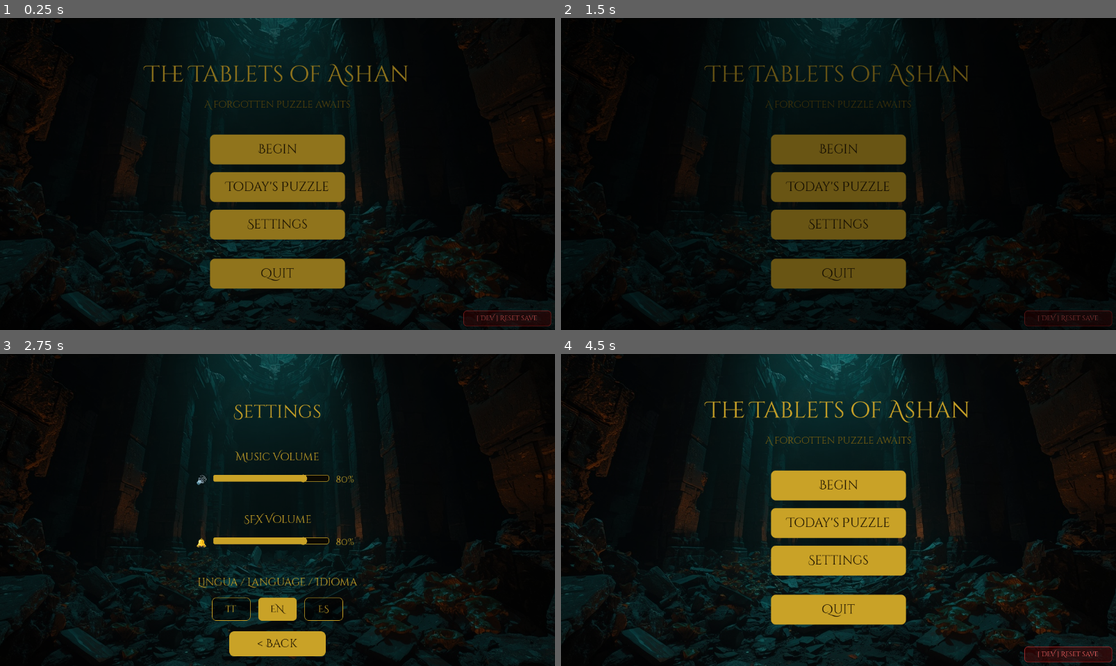
Above: before the commit, frames 1-4 (two rows, left to right).
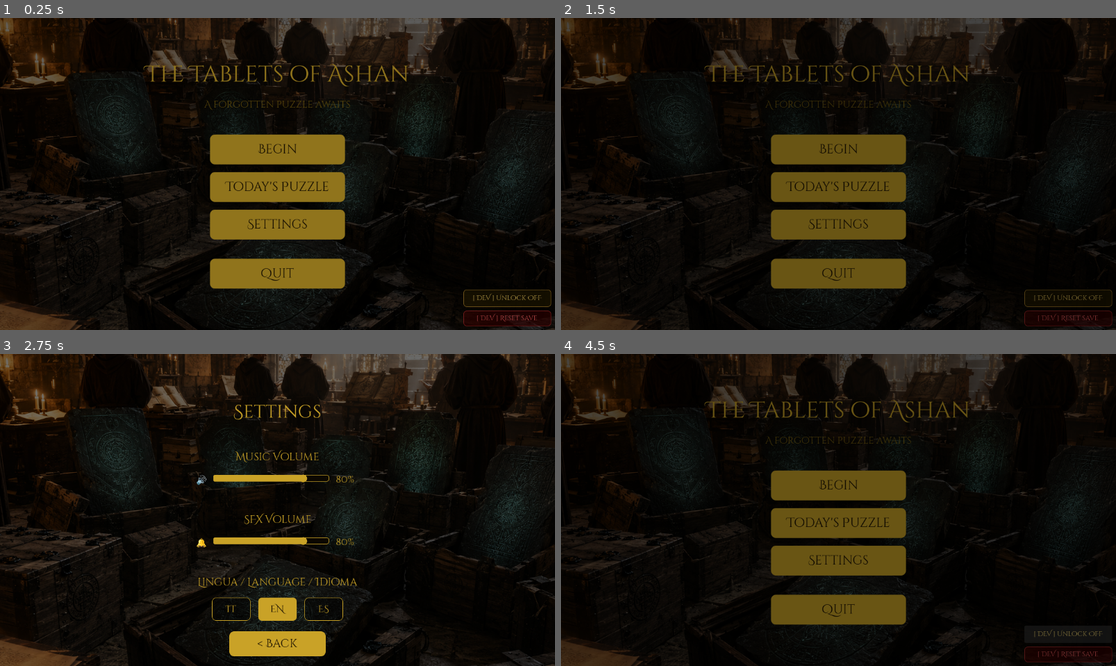
Above: after the commit, the same moments.

Repository: teologoeretico1975/LeTavoleDiAshan
Game: Godot game, scene res://scenes/ui/MainMenu.tscn
Same seed, same stepped clock (60 frames per second), same inputs: the game is played once before the commit and once after it.
Inputs (mouse positions are in pixels of both pictures, inside the frame that each line leads up to):
- Up to frame 1 (0.25 s): no input
- Up to frame 2 (1.5 s): click "Today's Puzzle" at 0.5 s; click "< Menu" at 1.25 s
- Up to frame 3 (2.75 s): click "Settings" at 2 s
- Up to frame 4 (4.5 s): click "< Back" at 2.75 s; click (1066, 634) at 3.5 s, where only the run after the commit has a clickable "[ DEV ] Unlock OFF"; click (1066, 634) at 4.25 s, where only the run after the commit has a clickable "[ DEV ] Unlock ON"

The runs differ from the first frame. In frame 1, 19% of the frame differs, in the area x 0-100%, y 0-100%; in frame 2, 11%; in frame 3, 25%; in frame 4, 35%.

Commit message:
Add chapter backgrounds, debug unlock toggle, update bg references
- chapter_01-06_bg.png: narrative backgrounds per chapter in GameBoard
- main_menu_bg.png: replaces .jpg in all scenes (MainMenu, ChapterSelect,
  LevelSelect, DailyPuzzleScreen, Settings, GameBoard fallback)
- GameBoard._set_chapter_background(): loads chapter-specific bg at runtime
- SaveManager: debug unlock mode (in-memory flag, save redirected to
  save_unlocked.bin, sentinel file for crash recovery)
- MainMenu: [ DEV ] Unlock toggle button (OS.is_debug_build() only)

Co-Authored-By: Claude Sonnet 4.6 <noreply@anthropic.com>

Diff:
--- a/scenes/game/GameBoard.tscn
+++ b/scenes/game/GameBoard.tscn
@@ -1,7 +1,7 @@
 [gd_scene format=3 uid="uid://c7kn2p4qb8x3m"]
 
 [ext_resource type="Script" uid="uid://dwymcb6ruvrn2" path="res://scripts/ui/GameBoard.gd" id="1_gameboard"]
-[ext_resource type="Texture2D" uid="uid://dspet6yajtn7s" path="res://assets/backgrounds/main_menu_bg.jpg" id="2_bg"]
+[ext_resource type="Texture2D" uid="uid://cdl33bxd7ej3g" path="res://assets/backgrounds/main_menu_bg.png" id="2_bg"]
 [ext_resource type="Theme" uid="uid://ashan_theme" path="res://assets/themes/ashan_theme.tres" id="3_theme"]
 
 [node name="GameBoard" type="Control" unique_id=1394509845]
--- a/scenes/ui/ChapterSelect.tscn
+++ b/scenes/ui/ChapterSelect.tscn
@@ -1,7 +1,7 @@
 [gd_scene format=3 uid="uid://chapter_select_scene"]
 
 [ext_resource type="Script" path="res://scripts/ui/ChapterSelect.gd" id="1_chapterselect"]
-[ext_resource type="Texture2D" uid="uid://dspet6yajtn7s" path="res://assets/backgrounds/main_menu_bg.jpg" id="2_bg"]
+[ext_resource type="Texture2D" uid="uid://cdl33bxd7ej3g" path="res://assets/backgrounds/main_menu_bg.png" id="2_bg"]
 [ext_resource type="Theme" uid="uid://ashan_theme" path="res://assets/themes/ashan_theme.tres" id="3_theme"]
 
 [node name="ChapterSelect" type="Control"]
--- a/scenes/ui/DailyPuzzleScreen.tscn
+++ b/scenes/ui/DailyPuzzleScreen.tscn
@@ -1,7 +1,7 @@
 [gd_scene format=3 uid="uid://daily_puzzle_screen"]
 
 [ext_resource type="Script" path="res://scripts/ui/DailyPuzzleScreen.gd" id="1_daily"]
-[ext_resource type="Texture2D" uid="uid://dspet6yajtn7s" path="res://assets/backgrounds/main_menu_bg.jpg" id="2_bg"]
+[ext_resource type="Texture2D" uid="uid://cdl33bxd7ej3g" path="res://assets/backgrounds/main_menu_bg.png" id="2_bg"]
 [ext_resource type="Theme" uid="uid://ashan_theme" path="res://assets/themes/ashan_theme.tres" id="3_theme"]
 
 [node name="DailyPuzzleScreen" type="Control"]
--- a/scenes/ui/LevelSelect.tscn
+++ b/scenes/ui/LevelSelect.tscn
@@ -1,7 +1,7 @@
 [gd_scene format=3 uid="uid://level_select_scene"]
 
 [ext_resource type="Script" path="res://scripts/ui/LevelSelect.gd" id="1_levelselect"]
-[ext_resource type="Texture2D" uid="uid://dspet6yajtn7s" path="res://assets/backgrounds/main_menu_bg.jpg" id="2_bg"]
+[ext_resource type="Texture2D" uid="uid://cdl33bxd7ej3g" path="res://assets/backgrounds/main_menu_bg.png" id="2_bg"]
 [ext_resource type="Theme" uid="uid://ashan_theme" path="res://assets/themes/ashan_theme.tres" id="3_theme"]
 
 [node name="LevelSelect" type="Control"]
--- a/scenes/ui/MainMenu.tscn
+++ b/scenes/ui/MainMenu.tscn
@@ -1,7 +1,7 @@
 [gd_scene format=3 uid="uid://h86moyrefoyc"]
 
 [ext_resource type="Script" uid="uid://dt768tnjqbyi6" path="res://scripts/ui/MainMenu.gd" id="1_mainmenu"]
-[ext_resource type="Texture2D" uid="uid://dspet6yajtn7s" path="res://assets/backgrounds/main_menu_bg.jpg" id="2_6jbdy"]
+[ext_resource type="Texture2D" uid="uid://cdl33bxd7ej3g" path="res://assets/backgrounds/main_menu_bg.png" id="2_6jbdy"]
 [ext_resource type="Theme" uid="uid://ashan_theme" path="res://assets/themes/ashan_theme.tres" id="3_theme"]
 
 [node name="MainMenu" type="Control" unique_id=1516687965]
--- a/scenes/ui/Settings.tscn
+++ b/scenes/ui/Settings.tscn
@@ -1,7 +1,7 @@
 [gd_scene format=3 uid="uid://settings_scene"]
 
 [ext_resource type="Script" path="res://scripts/ui/Settings.gd" id="1_settings"]
-[ext_resource type="Texture2D" uid="uid://dspet6yajtn7s" path="res://assets/backgrounds/main_menu_bg.jpg" id="2_bg"]
+[ext_resource type="Texture2D" uid="uid://cdl33bxd7ej3g" path="res://assets/backgrounds/main_menu_bg.png" id="2_bg"]
 [ext_resource type="Theme" uid="uid://ashan_theme" path="res://assets/themes/ashan_theme.tres" id="3_theme"]
 
 [node name="Settings" type="Control"]
--- a/scripts/managers/save_manager.gd
+++ b/scripts/managers/save_manager.gd
@@ -38,7 +38,10 @@
 # Costanti
 # ---------------------------------------------------------------------------
 
-const SAVE_PATH := "user://save.bin"
+const SAVE_PATH        := "user://save.bin"
+const SAVE_UNLOCKED    := "user://save_unlocked.bin"
+const SAVE_BAK         := "user://save.bin.bak"
+const DEBUG_SENTINEL   := "user://save.debug_active"
 
 # Chiave AES-256 derivata via SHA-256 dalla stringa qui sotto.
 # Hardcoded per necessità (è un gioco offline single-player), ma sufficiente
@@ -81,12 +84,17 @@
 # Caricata una volta in _ready(), poi tenuta in sync con il disco ad ogni salvataggio.
 var _data: Dictionary = {}
 
+# Debug-only: quando true, is_level_unlocked e is_chapter_unlocked restituiscono
+# sempre true. I salvataggi vanno su save_unlocked.bin. Mai true in build release.
+var _debug_unlock_mode: bool = false
+
 
 # ---------------------------------------------------------------------------
 # Inizializzazione
 # ---------------------------------------------------------------------------
 
 func _ready() -> void:
+	_debug_cleanup_sentinel()
 	_load_from_disk()
 	_migrate_diaries()
 	# La lingua viene applicata da LocalizationManager (autoload successivo).
@@ -200,6 +208,8 @@
 # Esempio d'uso:
 #   if SaveManager.is_level_unlocked(2, 5): ...
 func is_level_unlocked(p_chapter: int, p_level_id: int) -> bool:
+	if _debug_unlock_mode:
+		return true
 	if p_level_id <= 1:
 		return true
 
@@ -248,6 +258,8 @@
 # Esempio d'uso:
 #   if SaveManager.is_chapter_unlocked(3): ...
 func is_chapter_unlocked(p_chapter: int) -> bool:
+	if _debug_unlock_mode:
+		return true
 	if p_chapter <= 1:
 		return true
 
@@ -433,6 +445,72 @@
 
 
 # ---------------------------------------------------------------------------
+# API debug unlock (OS.is_debug_build() only — mai chiamate in release)
+# ---------------------------------------------------------------------------
+
+func is_debug_unlock_active() -> bool:
+	return _debug_unlock_mode
+
+
+# Attiva la modalità unlock: backup save.bin → save.bin.bak, crea sentinella,
+# abilita il flag. I save futuri vanno su save_unlocked.bin.
+func enable_debug_unlock() -> void:
+	if _debug_unlock_mode:
+		return
+	var dir := DirAccess.open("user://")
+	if dir != null and FileAccess.file_exists(SAVE_PATH):
+		dir.copy(ProjectSettings.globalize_path(SAVE_PATH),
+		         ProjectSettings.globalize_path(SAVE_BAK))
+	# Crea il file sentinella — sopravvive a crash e chiusure forzate.
+	var sentinel := FileAccess.open(DEBUG_SENTINEL, FileAccess.WRITE)
+	if sentinel != null:
+		sentinel.close()
+	_debug_unlock_mode = true
+
+
+# Disattiva la modalità unlock: cancella save_unlocked.bin, ripristina save.bin
+# dal backup, ricarica _data in memoria, rimuove la sentinella.
+func disable_debug_unlock() -> void:
+	if not _debug_unlock_mode:
+		return
+	_debug_unlock_mode = false
+	var abs_unlocked := ProjectSettings.globalize_path(SAVE_UNLOCKED)
+	var abs_bak      := ProjectSettings.globalize_path(SAVE_BAK)
+	var abs_save     := ProjectSettings.globalize_path(SAVE_PATH)
+	var abs_sentinel := ProjectSettings.globalize_path(DEBUG_SENTINEL)
+	if FileAccess.file_exists(SAVE_UNLOCKED):
+		DirAccess.remove_absolute(abs_unlocked)
+	if FileAccess.file_exists(SAVE_BAK):
+		var dir := DirAccess.open("user://")
+		if dir != null:
+			dir.copy(abs_bak, abs_save)
+		DirAccess.remove_absolute(abs_bak)
+	if FileAccess.file_exists(DEBUG_SENTINEL):
+		DirAccess.remove_absolute(abs_sentinel)
+	# Ricarica il save reale in memoria.
+	_data = {}
+	_load_from_disk()
+
+
+# Chiamata in _ready(): se la sentinella esiste, la sessione debug è stata
+# interrotta (crash o chiusura forzata). Ripristina il save reale.
+func _debug_cleanup_sentinel() -> void:
+	if not FileAccess.file_exists(DEBUG_SENTINEL):
+		return
+	push_warning("SaveManager: sentinella debug trovata — ripristino save reale.")
+	var abs_bak  := ProjectSettings.globalize_path(SAVE_BAK)
+	var abs_save := ProjectSettings.globalize_path(SAVE_PATH)
+	if FileAccess.file_exists(SAVE_BAK):
+		var dir := DirAccess.open("user://")
+		if dir != null:
+			dir.copy(abs_bak, abs_save)
+		DirAccess.remove_absolute(abs_bak)
+	if FileAccess.file_exists(SAVE_UNLOCKED):
+		DirAccess.remove_absolute(ProjectSettings.globalize_path(SAVE_UNLOCKED))
+	DirAccess.remove_absolute(ProjectSettings.globalize_path(DEBUG_SENTINEL))
+
+
+# ---------------------------------------------------------------------------
 # Calcolo stelle
 # ---------------------------------------------------------------------------
 
@@ -525,7 +603,15 @@
 
 
 func _save_to_disk() -> void:
-	_save_to_disk_text(JSON.stringify(_data))
+	# In modalità debug unlock i progressi vanno su file separato —
+	# il save reale (save.bin) rimane intatto.
+	var path: String = SAVE_UNLOCKED if _debug_unlock_mode else SAVE_PATH
+	var file := FileAccess.open_encrypted_with_pass(path, FileAccess.WRITE, _SAVE_KEY)
+	if file == null:
+		push_error("SaveManager: impossibile scrivere su %s." % path)
+		return
+	file.store_string(JSON.stringify(_data))
+	file.close()
 
 
 # Scrive p_text cifrato su SAVE_PATH.
--- a/scripts/ui/GameBoard.gd
+++ b/scripts/ui/GameBoard.gd
@@ -131,6 +131,7 @@
 
 	_chapter_overlay = get_node_or_null("ChapterOverlay") as ColorRect
 	_set_chapter_overlay(chapter)
+	_set_chapter_background(chapter)
 
 	var am: Node = get_node_or_null("/root/AudioManager")
 	if am != null:
@@ -250,6 +251,21 @@
 	]
 	var idx: int = clampi(p_chapter - 1, 0, COLORS.size() - 1)
 	_chapter_overlay.color = COLORS[idx]
+
+
+# Carica lo sfondo narrativo specifico per capitolo nel TextureRect della scena.
+# Fallback: main_menu_bg.png se il file del capitolo non esiste.
+func _set_chapter_background(p_chapter: int) -> void:
+	var bg_node := get_node_or_null("TextureRect") as TextureRect
+	if bg_node == null:
+		return
+	var path: String = "res://assets/backgrounds/chapter_%02d_bg.png" % p_chapter
+	if ResourceLoader.exists(path):
+		bg_node.texture = ResourceLoader.load(path) as Texture2D
+	else:
+		var fallback: String = "res://assets/backgrounds/main_menu_bg.png"
+		if ResourceLoader.exists(fallback):
+			bg_node.texture = ResourceLoader.load(fallback) as Texture2D
 
 
 # Costruisce l'HUD in cima alla schermata con due righe ordinate:
--- a/scripts/ui/MainMenu.gd
+++ b/scripts/ui/MainMenu.gd
@@ -75,6 +75,7 @@
 	# restituisce false negli export release, quindi sparisce in produzione.
 	if OS.is_debug_build():
 		_build_debug_reset_button()
+		_build_debug_unlock_button()
 
 	_refresh_texts()
 	_fade_in_from_black()
@@ -195,5 +196,46 @@
 	var saver: Node = get_node_or_null("/root/SaveManager")
 	if saver != null:
 		saver.reset_all()
-	# Ricarica la scena corrente per riflettere il reset.
 	get_tree().reload_current_scene()
+
+
+func _build_debug_unlock_button() -> void:
+	var saver: Node = get_node_or_null("/root/SaveManager")
+	var is_active: bool = saver != null and saver.is_debug_unlock_active()
+
+	var btn := Button.new()
+	btn.name = "DebugUnlockBtn"
+	btn.text = "[ DEV ] Unlock OFF" if not is_active else "[ DEV ] Unlock ON"
+	btn.add_theme_font_size_override("font_size", 14)
+	btn.add_theme_color_override("font_color",
+		Color(0.4, 1.0, 0.4) if is_active else Color(1.0, 0.85, 0.4))
+
+	var s_n := StyleBoxFlat.new()
+	s_n.bg_color    = Color(0.0, 0.2, 0.0, 0.5) if is_active else Color(0.2, 0.15, 0.0, 0.5)
+	s_n.border_color = Color(0.2, 0.8, 0.2, 0.8) if is_active else Color(0.8, 0.6, 0.2, 0.8)
+	s_n.border_width_left = 1; s_n.border_width_right  = 1
+	s_n.border_width_top  = 1; s_n.border_width_bottom = 1
+	s_n.corner_radius_top_left     = 6; s_n.corner_radius_top_right    = 6
+	s_n.corner_radius_bottom_left  = 6; s_n.corner_radius_bottom_right = 6
+	btn.add_theme_stylebox_override("normal", s_n)
+
+	# Posizionato in basso a destra sopra il pulsante Reset.
+	btn.anchor_left   = 1.0; btn.anchor_right  = 1.0
+	btn.anchor_top    = 1.0; btn.anchor_bottom = 1.0
+	btn.offset_left   = -190.0; btn.offset_right  = -8.0
+	btn.offset_top    = -84.0;  btn.offset_bottom = -48.0
+
+	btn.pressed.connect(_on_debug_unlock_pressed)
+	add_child(btn)
+
+
+func _on_debug_unlock_pressed() -> void:
+	var saver: Node = get_node_or_null("/root/SaveManager")
+	if saver == null:
+		return
+	if saver.is_debug_unlock_active():
+		saver.disable_debug_unlock()
+	else:
+		saver.enable_debug_unlock()
+	# Ricarica per aggiornare lo stato del pulsante e la LevelSelect.
+	get_tree().reload_current_scene()
Binary file added: assets/backgrounds/chapter_01_bg.png
Not shown, added: assets/backgrounds/chapter_01_bg.png.import
Binary file added: assets/backgrounds/chapter_02_bg.png
Not shown, added: assets/backgrounds/chapter_02_bg.png.import
Binary file added: assets/backgrounds/chapter_03_bg.png
Not shown, added: assets/backgrounds/chapter_03_bg.png.import
Binary file added: assets/backgrounds/chapter_04_bg.png
Not shown, added: assets/backgrounds/chapter_04_bg.png.import
Binary file added: assets/backgrounds/chapter_05_bg.png
Not shown, added: assets/backgrounds/chapter_05_bg.png.import
Binary file added: assets/backgrounds/chapter_06_bg.png
Not shown, added: assets/backgrounds/chapter_06_bg.png.import
(and 2 more such lines)
